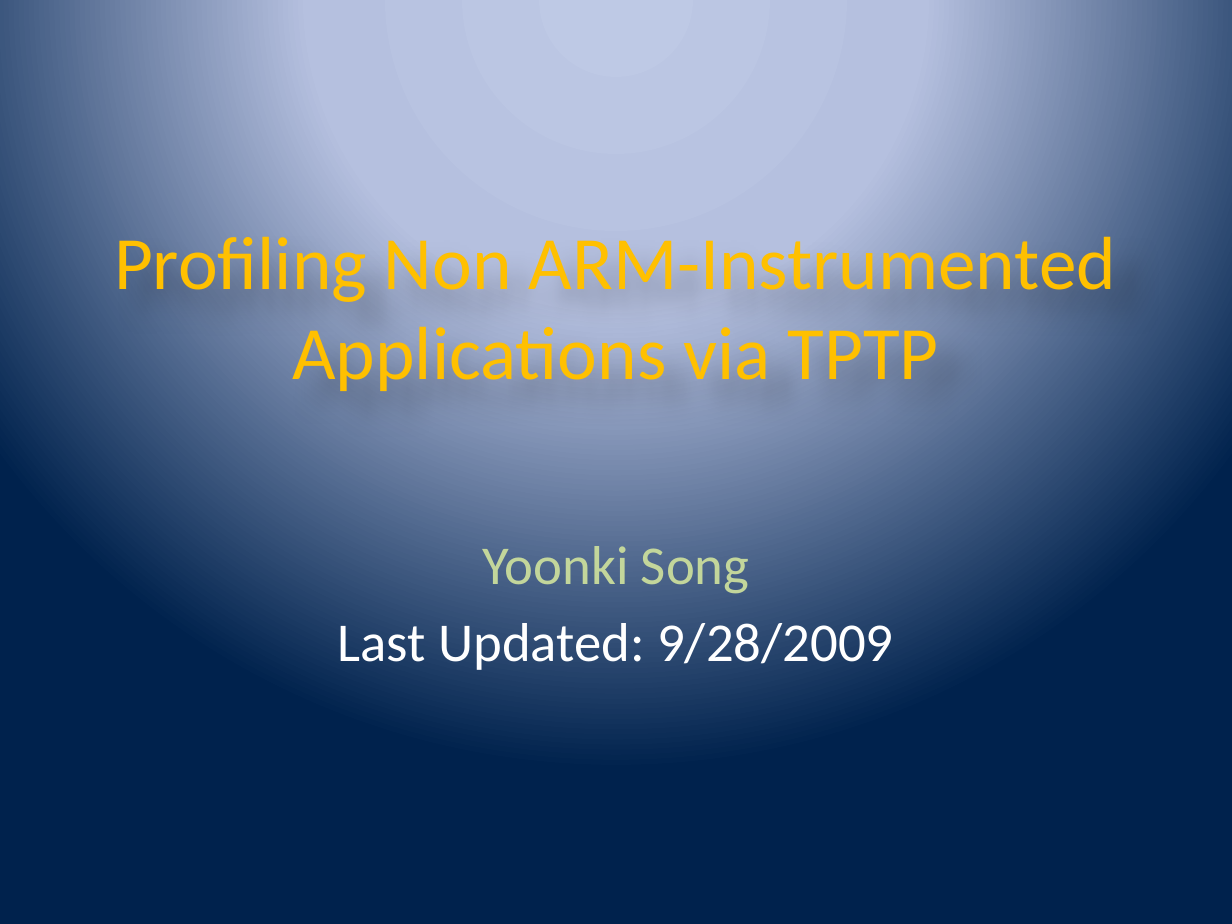
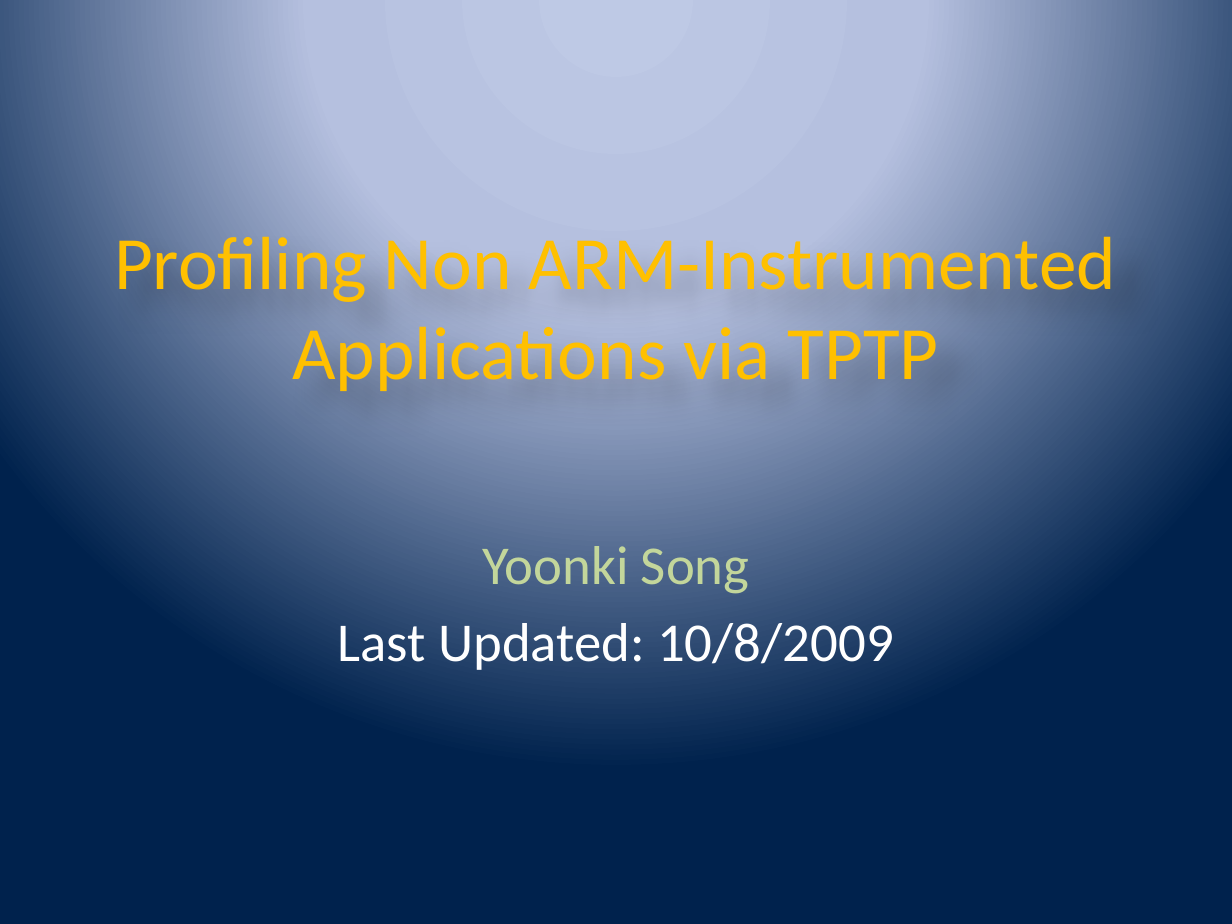
Before and after one commit to wsgan001/asegrp, a slide deck: slide 1 of papers/DRCPA/docs/PerfTest - Profiling via TPTP.pptx. Drawn at 1232x924 pixels with LibreOffice and Linux fonts; fonts in the diff are those of the drawing. Boxes give left, top, right and bottom in pixels: in the first picture for what was removed or moved away, otherwise in the second. Text is boxed around its words. In the diff, an @@ line names an element or a change of style, - is before the commit and + after.

```diff
--- a/papers/DRCPA/docs/PerfTest - Profiling via TPTP.pptx
+++ b/papers/DRCPA/docs/PerfTest - Profiling via TPTP.pptx
@@ subtitle at <box>337,623,894,670</box>: text changed @@
-Last Updated: 9/28/2009
+Last Updated: 10/8/2009
```
Also in this commit, not shown: 7 slides added.
